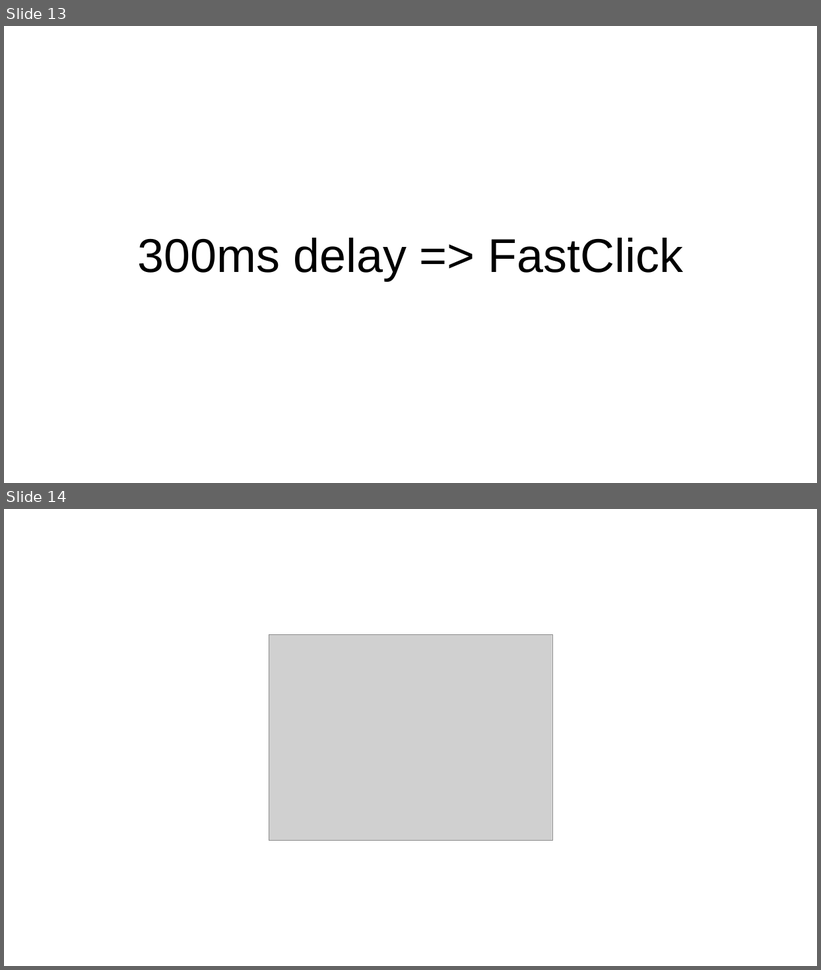
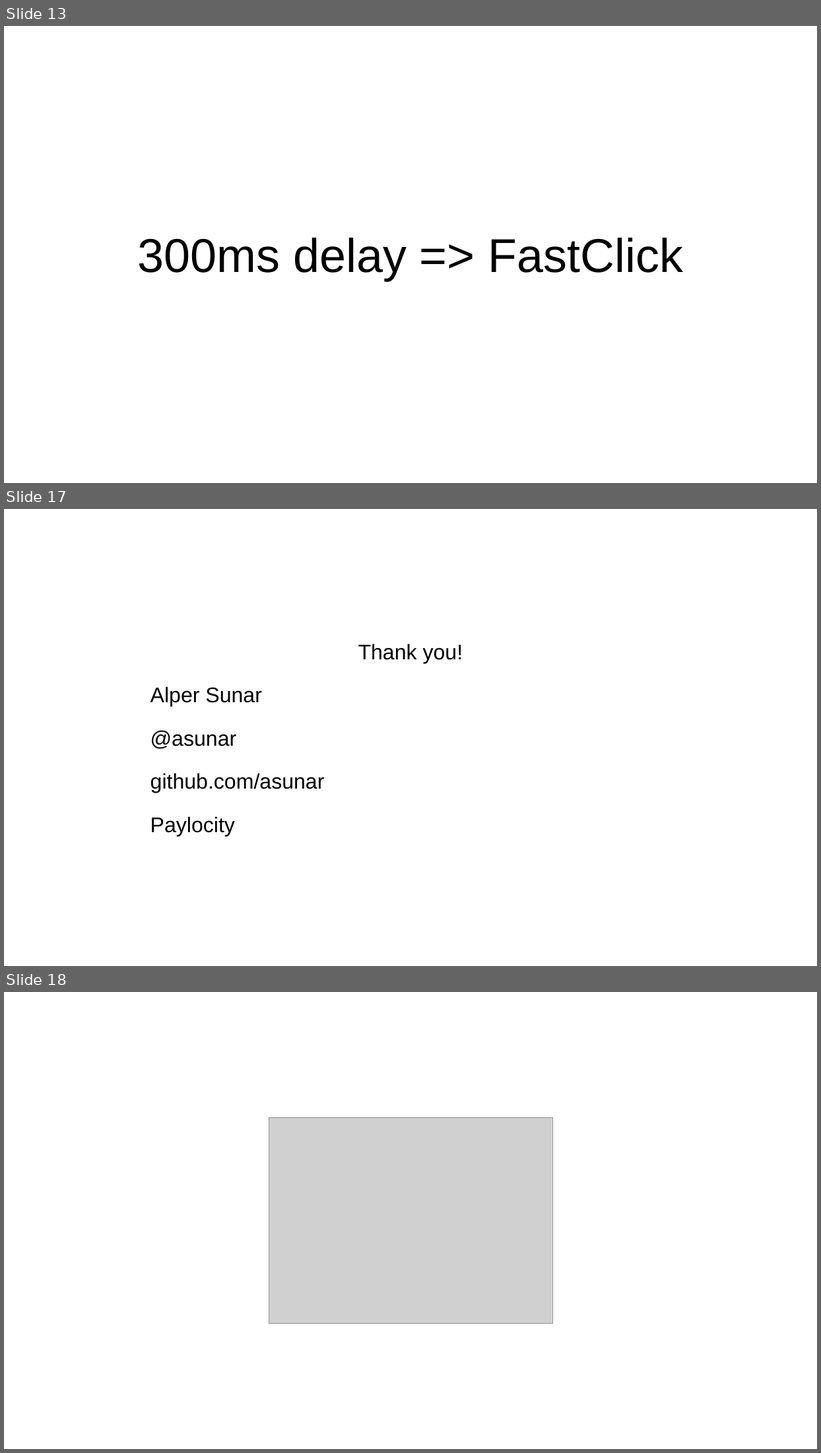
Before and after one commit to asunar/ThatConf, a slide deck: speakerSlides.pptx. Shown one above the other, each under a label of ours: slides 13 and 14 before the commit, slides 13, 17 and 18 after it; the slides between them are not shown. The pictures are 821x970 and 821x1453 pixels, drawn with LibreOffice and Linux fonts; fonts in the diff are those of the drawing; grey boxes stand for pictures; background and template pictures are left out. Boxes give left, top, right and bottom in pixels: in the first picture for what was removed or moved away, otherwise in the second. Text is boxed around its words. In the diff, an @@ line names an element or a change of style, - is before the commit and + after.

```diff
--- a/speakerSlides.pptx
+++ b/speakerSlides.pptx
@@ slide 17 added at (4,509,817,966), background #FFFFFF @@
@@ text added at (151,644,463,836), 50 pt, text #000000 @@
+Thank you!
+Alper Sunar
+@asunar
+github.com/asunar
+Paylocity
@@ what was slide 14 is now slide 18 @@
```
Also in this commit, not shown: 3 other slides added.
